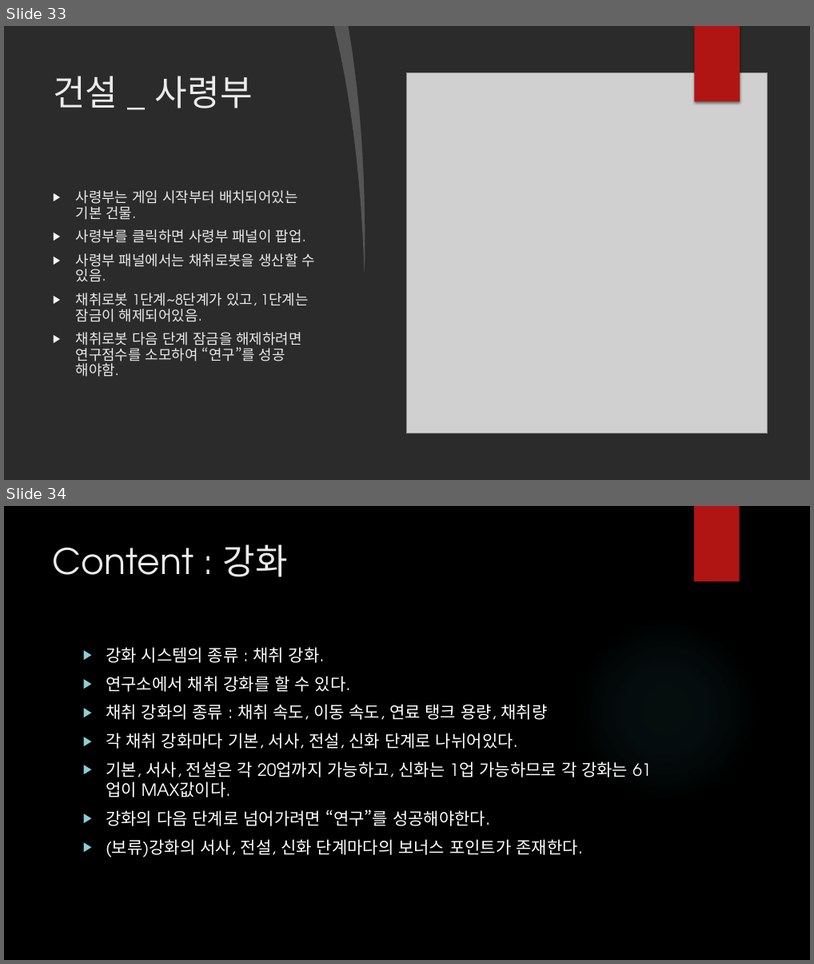
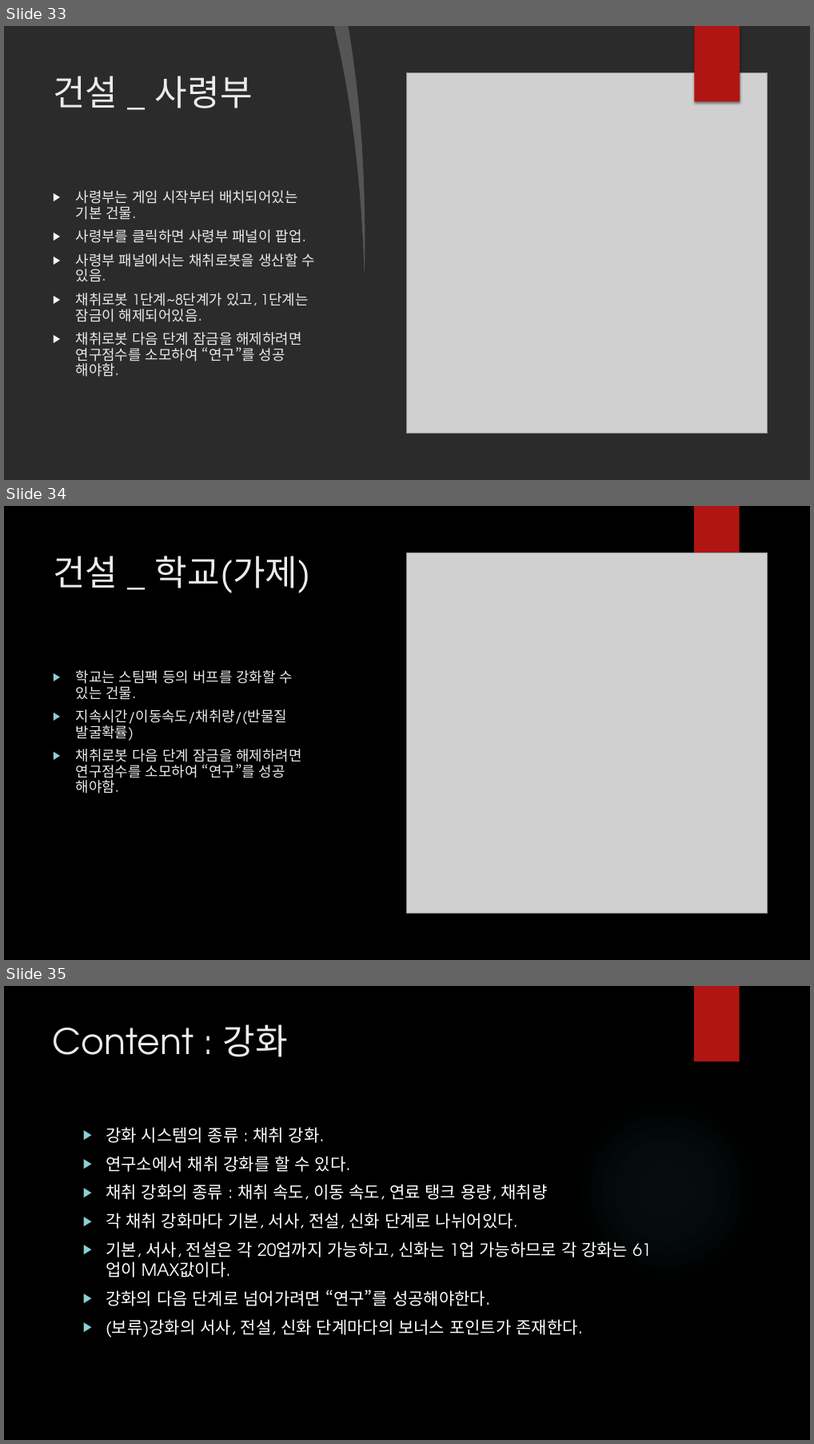
Before and after one commit to SungMinseok/IdleTerran1, a slide deck: SCV 24 기획안.pptx. Shown one above the other, each under a label of ours: slides 33 and 34 before the commit, slides 33, 34 and 35 after it. The pictures are 814x964 and 814x1444 pixels, drawn with LibreOffice and Linux fonts; fonts in the diff are those of the drawing; grey boxes stand for pictures; background and template pictures are left out; a plain dark background stands for a picture behind light text. Boxes give left, top, right and bottom in pixels: in the first picture for what was removed or moved away, otherwise in the second. Text is boxed around its words. In the diff, an @@ line names an element or a change of style, - is before the commit and + after.

```diff
--- a/SCV 24 기획안.pptx
+++ b/SCV 24 기획안.pptx
@@ slide 34 added at (4,506,810,960), background picture (left out); not listed: 1 template element that a slide beside it also shows @@
@@ picture added at (407,552,767,913) @@
@@ title added at (53,556,311,593), 42 pt, text #EBEBEB @@
+건설 _ 학교(가제)
@@ text added at (76,670,302,793), 17 pt, text #EBEBEB @@
+▶ 학교는 스팀팩 등의 버프를 강화할 수 있는 건물.
+▶ 지속시간/이동속도/채취량/(반물질 발굴확률)
+▶ 채취로봇 다음 단계 잠금을 해제하려면 연구점수를 소모하여 “연구”를 성공 해야함.
@@ what was slide 34 is now slide 35 @@
```
Also in this commit, not shown: 2 other slides added, 19 other files.
